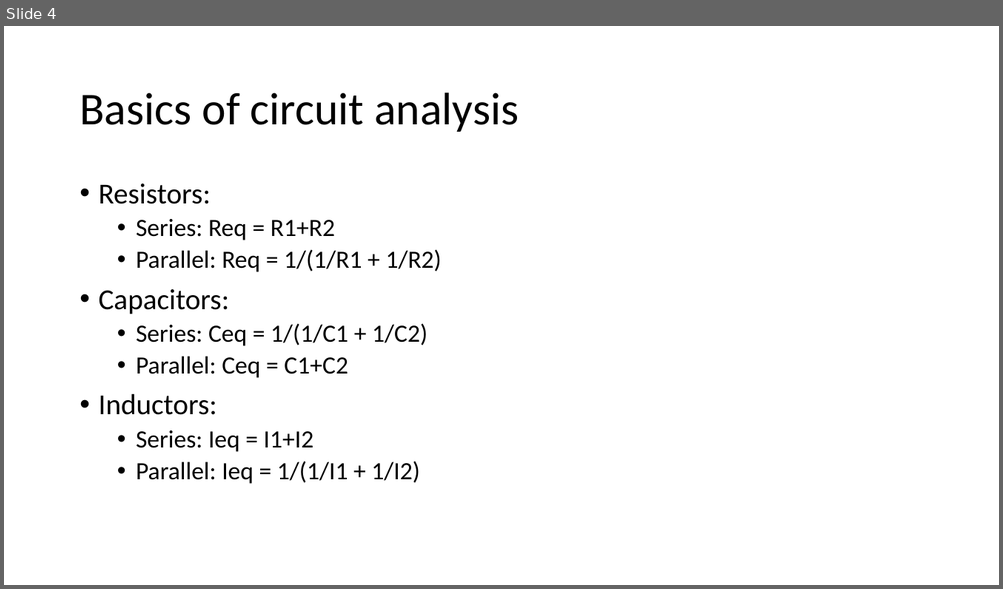
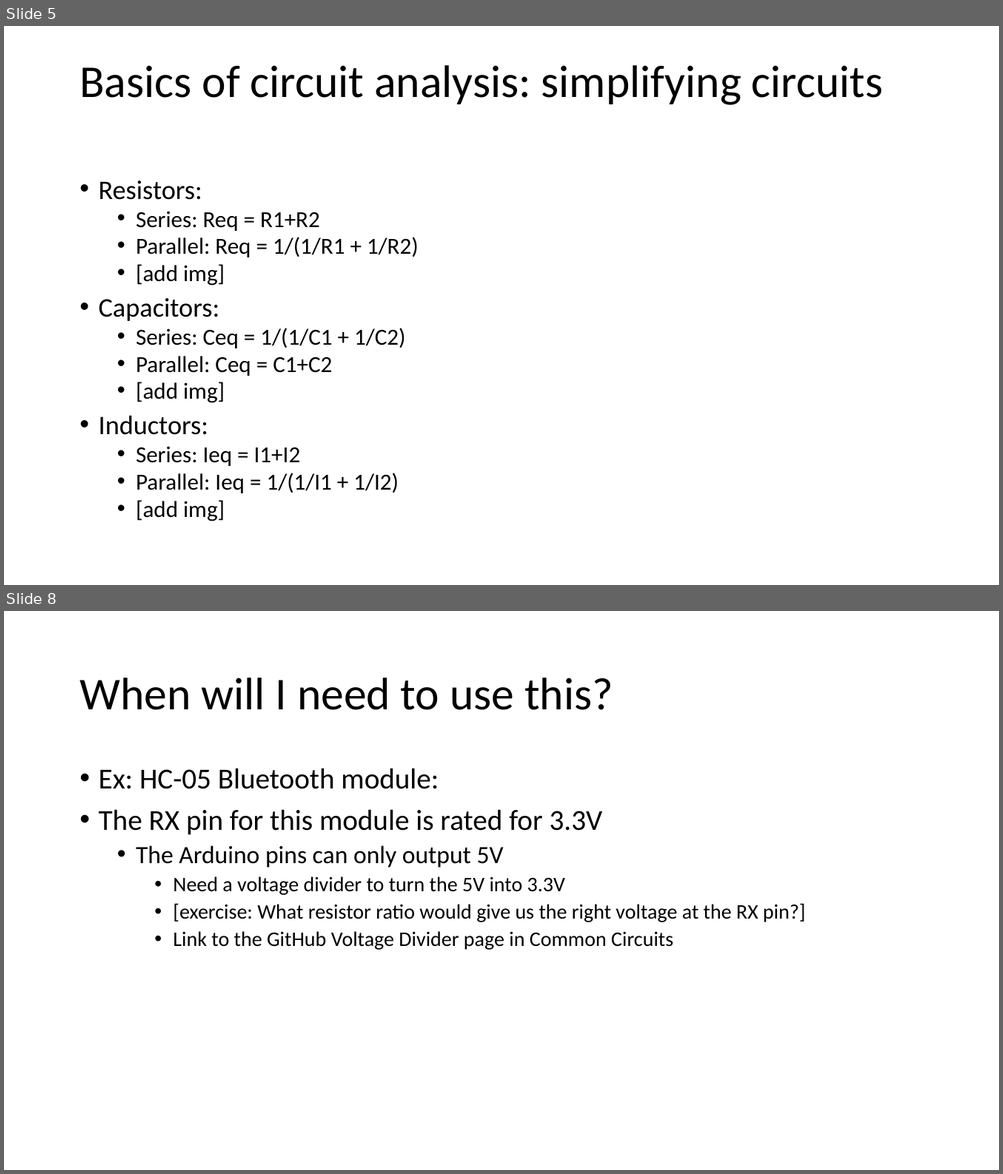
Before and after one commit to Runtime-Learner/McGill-BattleBots-Club, a slide deck: ECSE/Workshop-1/workshop1.pptx. Shown one above the other, each under a label of ours: slide 4 before the commit, slides 5 and 8 after it; the slides between them are not shown. The pictures are 1003x589 and 1003x1174 pixels, drawn with LibreOffice and Linux fonts; fonts in the diff are those of the drawing. Boxes give left, top, right and bottom in pixels: in the first picture for what was removed or moved away, otherwise in the second. Text is boxed around its words. In the diff, an @@ line names an element or a change of style, - is before the commit and + after.

```diff
--- a/ECSE/Workshop-1/workshop1.pptx
+++ b/ECSE/Workshop-1/workshop1.pptx
@@ slide 8 added at (x1=4, y1=611, x2=999, y2=1170), background #FFFFFF @@
@@ title added at (x1=79, y1=678, x2=613, y2=710), 44 pt, text #000000 @@
+When will I need to use this?
@@ text added at (x1=99, y1=768, x2=805, y2=950), 20 pt, text #000000 @@
+• Ex: HC-05 Bluetooth module:
+• The RX pin for this module is rated for 3.3V
+  • The Arduino pins can only output 5V
+    • Need a voltage divider to turn the 5V into 3.3V
+    • [exercise: What resistor ratio would give us the right voltage at the RX pin?]
+    • Link to the GitHub Voltage Divider page in Common Circuits
@@ what was slide 4 is now slide 5 @@
@@ slide 5 changed as well @@
@@ title at (x1=79, y1=65, x2=883, y2=105): text changed @@
-Basics of circuit analysis
+Basics of circuit analysis: simplifying circuits
@@ text at (x1=99, y1=181, x2=418, y2=494): size 28 to 25.9 pt in "Resistors:", "Capacitors:", "Inductors:"; size 24 to 22.2 pt in "Series: Req = R1+R2", "Parallel: Req = 1/(1/R1 + 1/R2)", "Series: Ceq = 1/(1/C1 + 1/C2)", "Parallel: Ceq = C1+C2" and 2 more places; line spacing 0.9 to 0.8 @@
@@ text at (x1=136, y1=264, x2=225, y2=286): paragraph added @@
+  • [add img]
@@ text at (x1=136, y1=382, x2=225, y2=403): paragraph added @@
+  • [add img]
@@ text at (x1=136, y1=500, x2=225, y2=522): paragraph added @@
+  • [add img]
```
Also in this commit, not shown: 4 other slides changed, 4 other slides added, 4 other files.
